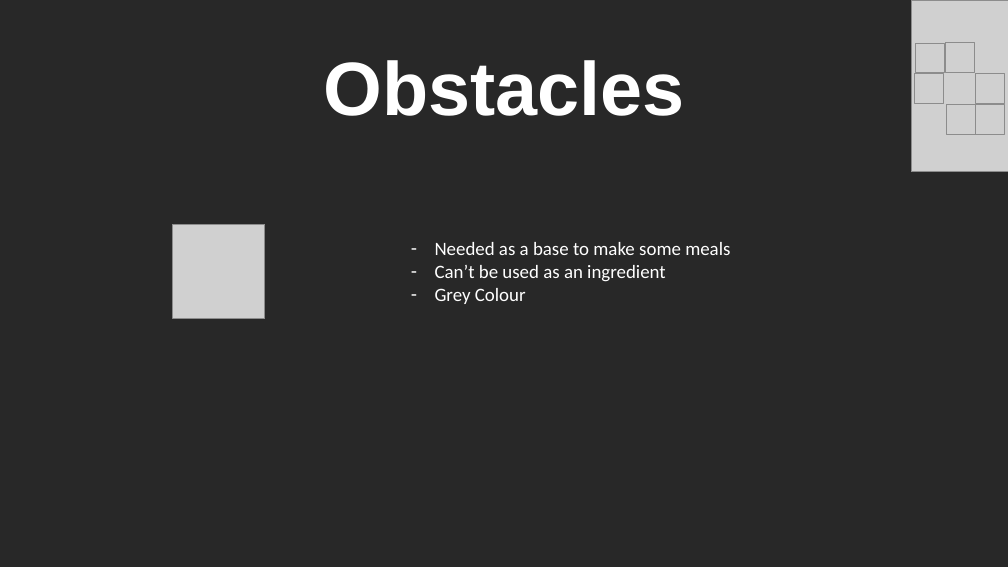
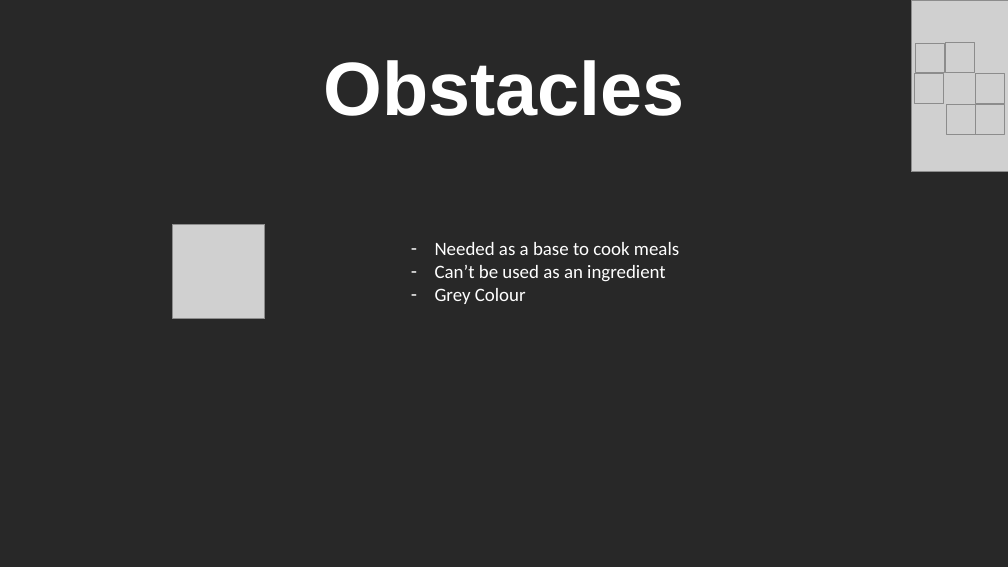
Before and after one commit to PeezJoel/ForestDinnerParty, a slide deck: slide 7 of Tutorial.pptx (slide 5 before the commit). Drawn at 1008x567 pixels with LibreOffice and Linux fonts; fonts in the diff are those of the drawing; grey boxes stand for pictures. Boxes give left, top, right and bottom in pixels: in the first picture for what was removed or moved away, otherwise in the second. Text is boxed around its words. In the diff, an @@ line names an element or a change of style, - is before the commit and + after.

```diff
--- a/Tutorial.pptx
+++ b/Tutorial.pptx
@@ text at bbox=[435, 242, 679, 255]: text changed @@
-– Needed as a base to make some meals
+– Needed as a base to cook meals
```
Also in this commit, not shown: 1 other slide changed, 2 slides added.
